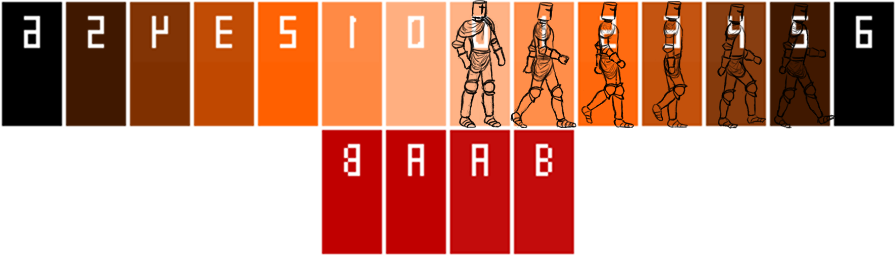
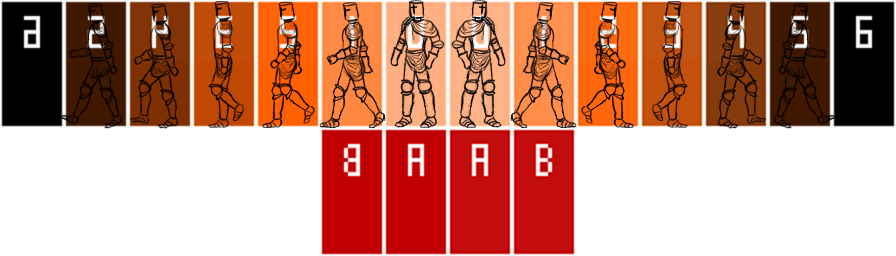
Comparing the layer stacks of the two 896×256 images. Changes:
painted on "Pasted Layer #1" over [61, 0, 445, 129]
